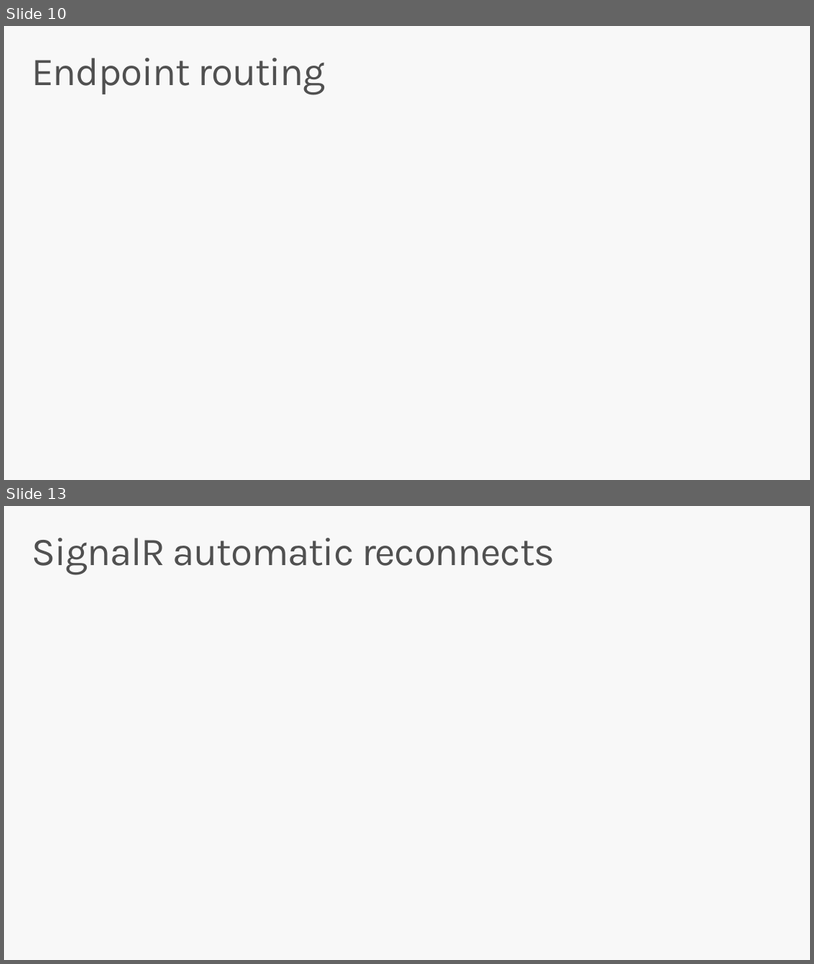
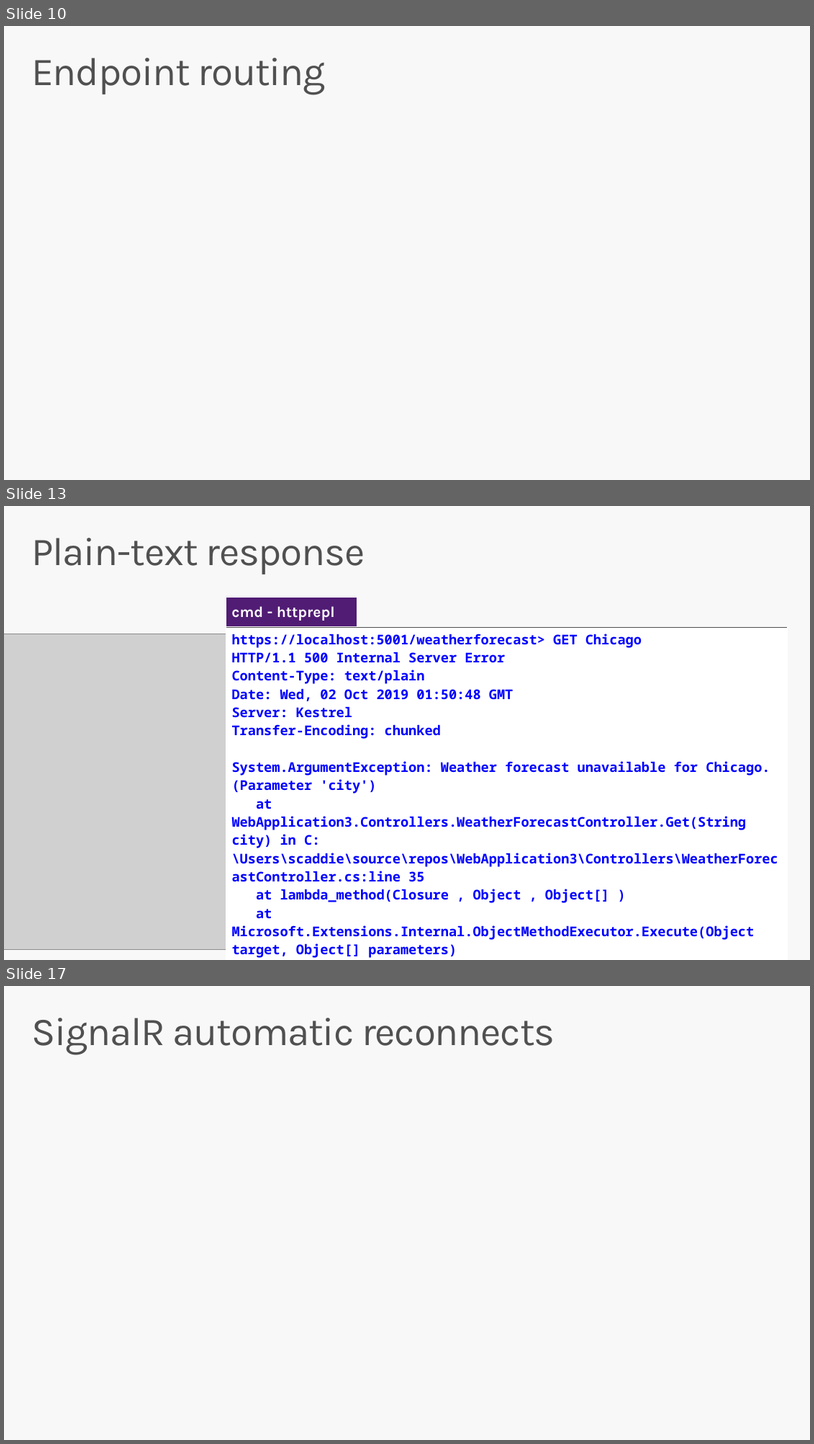
Before and after one commit to scottaddie/slide-decks, a slide deck: Whats New in ASP.NET Core 3.0.pptx. Shown one above the other, each under a label of ours: slides 10 and 13 before the commit, slides 10, 13 and 17 after it; the slides between them are not shown. The pictures are 814x964 and 814x1444 pixels, drawn with LibreOffice and Linux fonts; fonts in the diff are those of the drawing; grey boxes stand for pictures; background and template pictures are left out. Boxes give left, top, right and bottom in pixels: in the first picture for what was removed or moved away, otherwise in the second. Text is boxed around its words. In the diff, an @@ line names an element or a change of style, - is before the commit and + after.

Commit message:
Add Developer Exception Page content

```diff
--- a/Whats New in ASP.NET Core 3.0.pptx
+++ b/Whats New in ASP.NET Core 3.0.pptx
@@ slide 13 added at [4, 506, 810, 960], background picture (left out) @@
@@ title added at [31, 538, 365, 574], 47 pt, text #505050 @@
+Plain-text response
@@ rectangle added at [226, 597, 357, 626], fill #511C74, outline #FFFFFF 0.5 pt, 18 pt, text #FFFFFF, bold @@
+cmd - httprepl
@@ picture added at [4, 634, 319, 950] @@
@@ table added at [226, 627, 788, 960], 2 rows, 1 columns @@
+https://localhost:5001/weatherforecast> GET Chicago / HTTP/1.1 500 Internal Server Error / Content-Type: text/plain / Date: Wed, 02 Oct 2019 01:50:48 GMT / Server: Kestrel / Transfer-Encoding: chunked / System.ArgumentException: Weather forecast unavailable for Chicago. (Parameter 'city') / at WebApplication3.Controllers.WeatherForecastController.Get(String city) in C:\Users\scaddie\source\repos\WebApplication3\Controllers\WeatherForecastController.cs:line 35 / at lambda_method(Closure , Object , Object[] ) / at Microsoft.Extensions.Internal.ObjectMethodExecutor.Execute(Object target, Object[] parameters)
+
@@ what was slide 13 is now slide 17 @@
```
Also in this commit, not shown: 4 slides changed, 3 other slides added.
